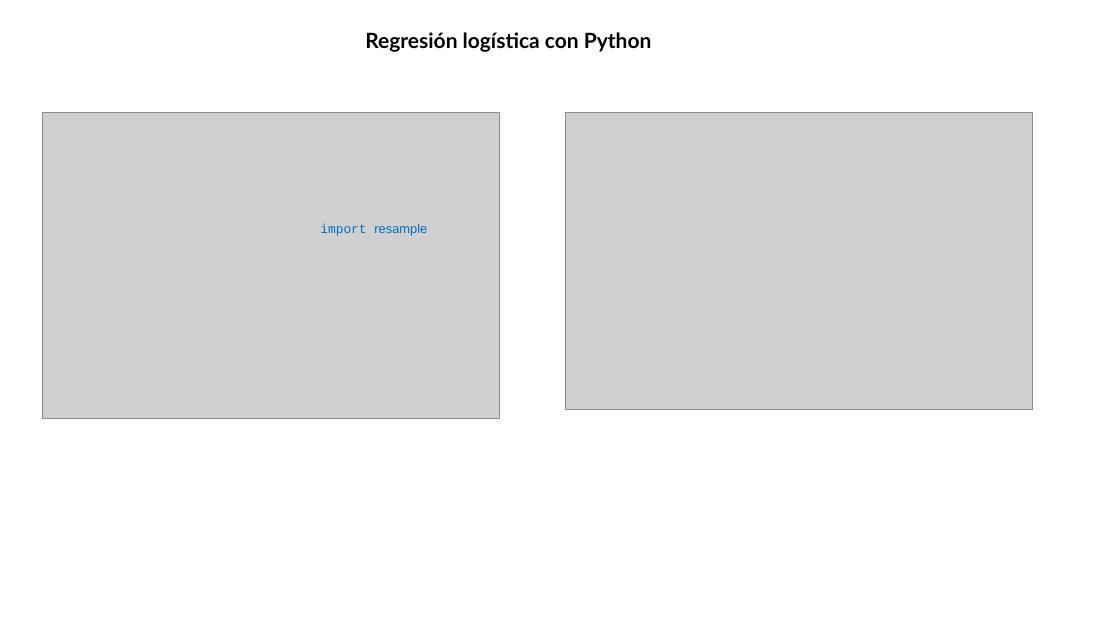
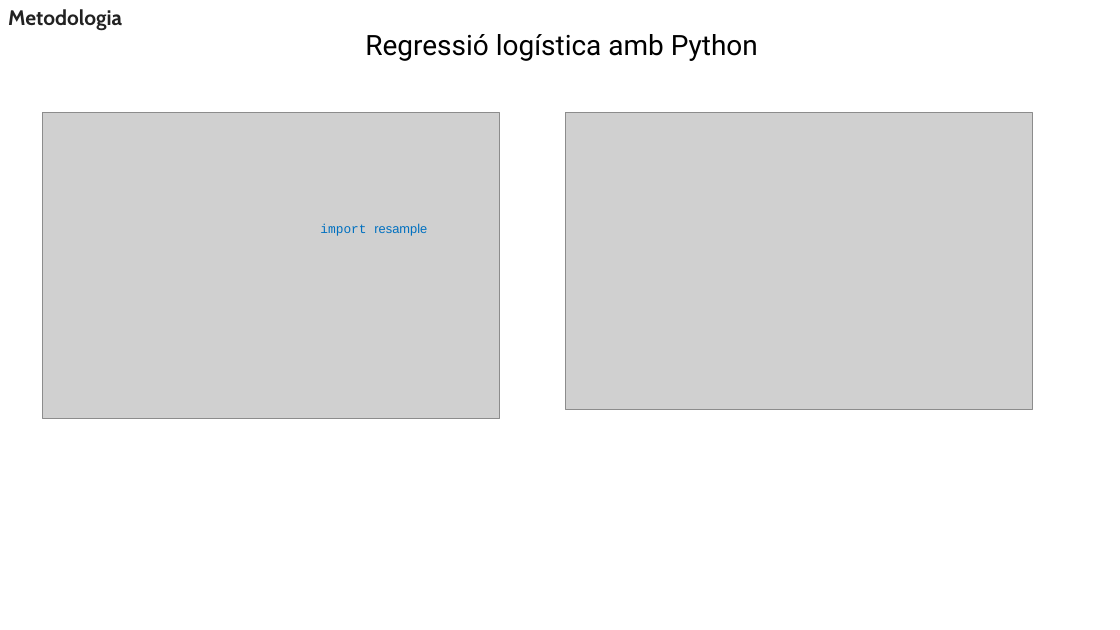
Before and after one commit to JMML2021/Entrega-projecte-final, a slide deck: slide 12 of 4 Presentación final.pptx (slide 11 before the commit). Drawn at 1120x630 pixels with LibreOffice and Linux fonts; fonts in the diff are those of the drawing; grey boxes stand for pictures; background and template pictures are left out. Boxes give left, top, right and bottom in pixels: in the first picture for what was removed or moved away, otherwise in the second. Text is boxed around its words. In the diff, an @@ line names an element or a change of style, - is before the commit and + after.

```diff
--- a/4 Presentación final.pptx
+++ b/4 Presentación final.pptx
@@ text added at bbox=[8, 9, 122, 31], 18 pt, text #222222, bold @@
+Metodologia
@@ text at bbox=[365, 34, 758, 61]: text changed; size 18 to 24 pt; font Lato to Roboto; bold off @@
-Regresión logística con Python
+Regressió logística amb Python
```
Also in this commit, not shown: 8 other slides changed, 8 slides added, 5 slides removed.
